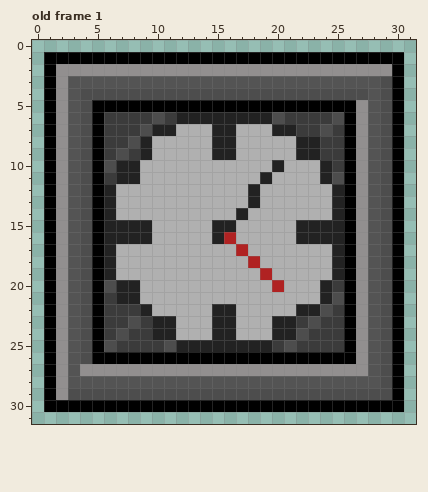
Two states of a pixel-art file, art/ase files/power-up-background.ase. The picture above is the old version.
32x32 pixels, 1 frame. Shown: old frame 1. The commit also changed other frames, which this record leaves out.
And afterwards:
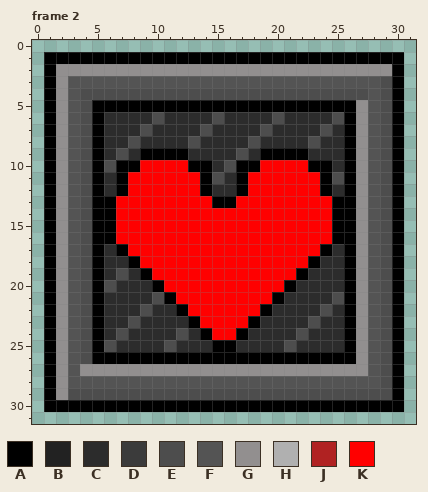
Palette (. is transparent): A #000000  B #222222  C #2c2c2c  D #3b3b3b  E #4d4d4d  F #545454  G #928f8f  H #b0b0b0  J #b02222  K #ff0000
A new or re-ordered frame is compared with the old frame closest to it.
Log entry: health increase power up
What changed:
frames 1 -> 2
layer "Overlay" now hidden
Frame 2 is new; against old frame 1:
y 6: x 6..9 DDDD -> CCCC; x 11..19 DBBBBBBBB -> CCCCECCCC; x 21..24 DDDD -> CCCC
y 7: x 6..8 DDD -> CCC; x 10..23 BBHHHBBHHHBBDD -> CCCCECCCCECCCC; x 25 D -> C
y 8: x 6..7 DD -> CC; x 9..25 BHHHHHBBHHHHHBBDD -> CCCCECCCCECCCCECC
y 9: x 6 D -> C; x 8..25 DBHHHHHBBHHHHHBBDD -> CAAAACCCCECAAAACCC
y 10: x 7..25 BBHHHHHHHHHHHBHHHBD -> AAKKKKAACEAAKKKKAAC
y 11: x 6..24 DBBHHHHHHHHHHBHHHHB -> CAKKKKKKAECAKKKKKKA
y 12: x 6..25 BHHHHHHHHHHHBHHHHHHB -> CAKKKKKKACCAKKKKKKAC
y 13: x 6..25 BHHHHHHHHHHHBHHHHHHB -> AKKKKKKKKAAKKKKKKKKA
y 14: x 6..25 BHHHHHHHHHHBHHHHHHHB -> AKKKKKKKKKKKKKKKKKKA
y 15: x 6..25 BBBBHHHHHBBHHHHHBBBB -> AKKKKKKKKKKKKKKKKKKA
y 16: x 6..25 BBBBHHHHHBJHHHHHBBBB -> AKKKKKKKKKKKKKKKKKKA
y 17: x 6..25 BHHHHHHHHHHJHHHHHHHB -> CAKKKKKKKKKKKKKKKKAC
y 18: x 6..25 BHHHHHHHHHHHJHHHHHHB -> CCAKKKKKKKKKKKKKKACC
y 19: x 6..25 BHHHHHHHHHHHHJHHHHHB -> CECAKKKKKKKKKKKKACCC
y 20: x 7..25 BBHHHHHHHHHHHJHHHBD -> CCCAKKKKKKKKKKACCCC
y 21: x 6..24 DBBHHHHHHHHHHHHHHHB -> CCCCEAKKKKKKKKACCCC
y 22: x 6..23 DDDBHHHHHBBHHHHHBB -> CCCECCAKKKKKKACCCC; x 25 D -> C
y 23: x 6..7 DD -> CC; x 9..22 DBBHHHBBHHHBBD -> CCCCAKKKKACCCC; x 24..25 DD -> CC
y 24: x 6 D -> C; x 8..21 DDBBHHHBBHHHBB -> CCCCECAKKACCCC; x 23..25 DDD -> CCC
y 25: x 7..10 DDDD -> CCCC; x 12..20 BBBBBBBBD -> CCCAACCCC; x 22..25 DDDD -> CCCC
Changed places in both pictures, as pixel boxes (x1, y1, x2, y2):
changed: (104, 112, 344, 352)
